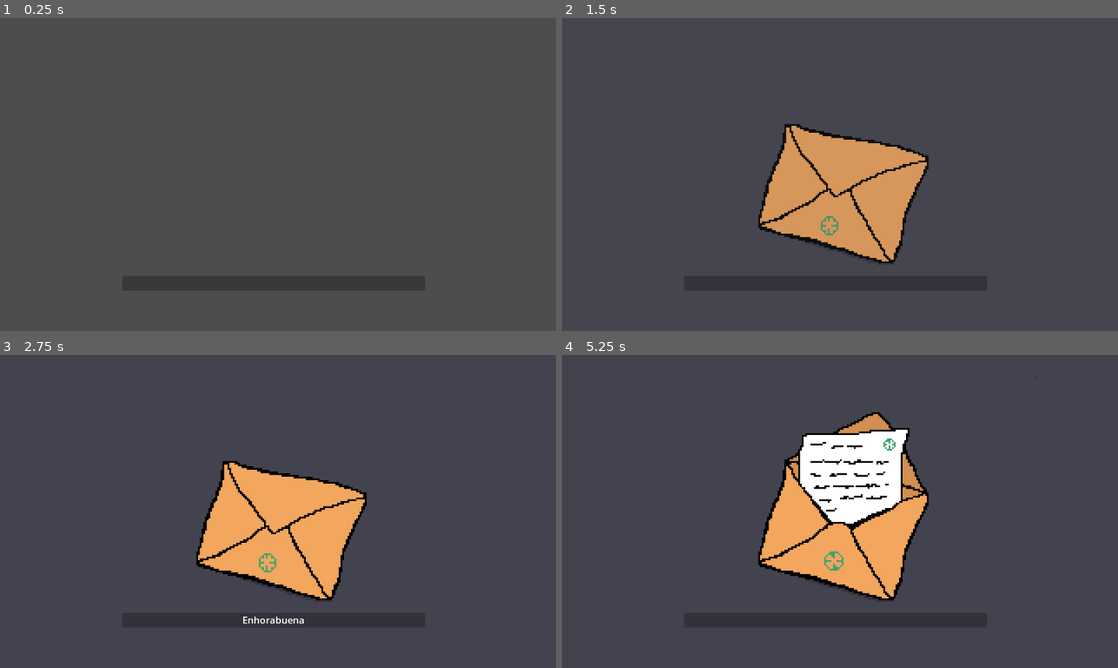
Above: before the commit, frames 1-4 (two rows, left to right).
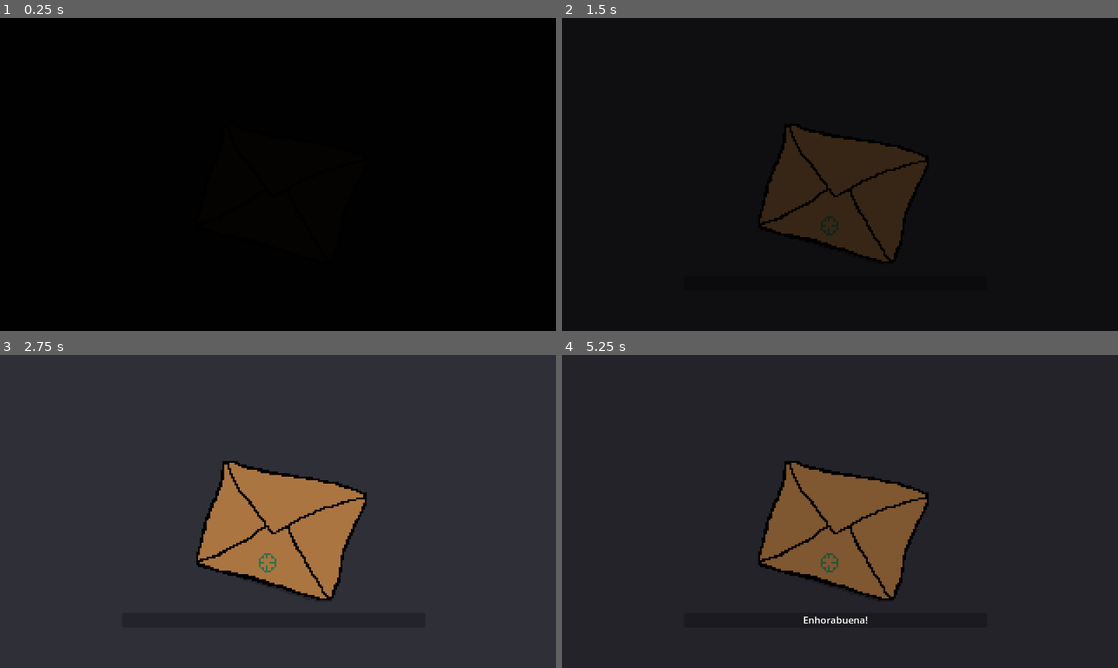
Above: after the commit, the same moments.

Repository: Zadcry/GameJam2025
Game: Godot game, scene res://cutscenes/cs_despuesTutorial.tscn
Same seed, same stepped clock (60 frames per second), same inputs: the game is played once before the commit and once after it. This scene is started directly instead of the project's main scene.
Inputs (mouse positions are in pixels of both pictures, inside the frame that each line leads up to):
- Up to frame 1 (0.25 s): no input
- Up to frame 2 (1.5 s): tap Enter (ui_accept) at 0.5, 0.77 s; move the mouse to (962, 158) at 0.52 s; right-click (962, 158) at 0.6 s; click (962, 158) at 0.67 s; move the mouse to (728, 190) at 1.27 s; right-click (728, 190) at 1.35 s; click (728, 190) at 1.42 s
- Up to frame 3 (2.75 s): tap Enter (ui_accept) at 1.52 s; move the mouse to (333, 442) at 2.02 s; right-click (333, 442) at 2.1 s; click (333, 442) at 2.17 s
- Up to frame 4 (5.25 s): move the mouse to (812, 574) at 2.77 s; right-click (812, 574) at 2.85 s; click (812, 574) at 2.92 s; tap Enter (ui_accept) at 3.02, 4.52 s; click (834, 649) at 3.5 s, where only the run before the commit has a clickable "Siguiente"; move the mouse to (1006, 558) at 4.27 s; right-click (1006, 558) at 4.35 s; click (1006, 558) at 4.42 s; click (834, 649) at 5 s, where only the run after the commit has a clickable "Siguiente"

The runs differ from the first frame. In frame 1, 100% of the frame differs, in the area x 0-100%, y 0-100%; in frame 2, 99%; in frame 3, 8.4%; in frame 4, 99%.

Commit message:
Fade entre tutorial y cutscene

Diff:
--- a/cutscenes/cs_despuesTutorial.tscn
+++ b/cutscenes/cs_despuesTutorial.tscn
@@ -1,7 +1,8 @@
-[gd_scene load_steps=8 format=3 uid="uid://ct0cnqb068w4g"]
+[gd_scene load_steps=11 format=3 uid="uid://ct0cnqb068w4g"]
 
 [ext_resource type="Script" uid="uid://dg0h3f5g3603b" path="res://scripts/cs_despuestutorial.gd" id="1_ls82i"]
-[ext_resource type="SystemFont" path="res://images/fontPixelart.tres" id="2_yo8xt"]
+[ext_resource type="SystemFont" uid="uid://du76pnx2dp5wk" path="res://images/fontPixelart.tres" id="2_yo8xt"]
+[ext_resource type="AudioStream" uid="uid://cd48vq7afrnf0" path="res://audio/sfx/Disparo.wav" id="3_y5you"]
 
 [sub_resource type="LabelSettings" id="LabelSettings_yo8xt"]
 font = ExtResource("2_yo8xt")
@@ -16,6 +17,18 @@
 tracks/0/interp = 1
 tracks/0/loop_wrap = true
 tracks/0/keys = {
+"times": PackedFloat32Array(0),
+"transitions": PackedFloat32Array(1),
+"update": 0,
+"values": [Color(0, 0, 0, 1)]
+}
+tracks/1/type = "value"
+tracks/1/imported = false
+tracks/1/enabled = true
+tracks/1/path = NodePath(".:modulate")
+tracks/1/interp = 1
+tracks/1/loop_wrap = true
+tracks/1/keys = {
 "times": PackedFloat32Array(0),
 "transitions": PackedFloat32Array(1),
 "update": 0,
@@ -34,7 +47,7 @@
 "times": PackedFloat32Array(-0.0333333, 0.566667),
 "transitions": PackedFloat32Array(1, 1),
 "update": 0,
-"values": [Color(1, 1, 1, 0), Color(1, 1, 1, 1)]
+"values": [Color(0, 0, 0, 1), Color(1, 1, 1, 1)]
 }
 
 [sub_resource type="Animation" id="Animation_ls82i"]
@@ -49,14 +62,47 @@
 "times": PackedFloat32Array(-0.133333, 0.5),
 "transitions": PackedFloat32Array(1, 1),
 "update": 0,
-"values": [Color(1, 1, 1, 1), Color(1, 1, 1, 0)]
+"values": [Color(1, 1, 1, 1), Color(0, 0, 0, 1)]
+}
+
+[sub_resource type="Animation" id="Animation_t5t27"]
+resource_name = "start_fade_in"
+length = 3.5
+tracks/0/type = "value"
+tracks/0/imported = false
+tracks/0/enabled = true
+tracks/0/path = NodePath("TextureRect:modulate")
+tracks/0/interp = 1
+tracks/0/loop_wrap = true
+tracks/0/keys = {
+"times": PackedFloat32Array(-0.233333, 1, 3.5),
+"transitions": PackedFloat32Array(1, 1, 1),
+"update": 0,
+"values": [Color(0, 0, 0, 1), Color(0.044586, 0.044586, 0.044586, 1), Color(1, 1, 1, 1)]
+}
+
+[sub_resource type="Animation" id="Animation_cokuf"]
+resource_name = "start_fade_out"
+tracks/0/type = "value"
+tracks/0/imported = false
+tracks/0/enabled = true
+tracks/0/path = NodePath(".:modulate")
+tracks/0/interp = 1
+tracks/0/loop_wrap = true
+tracks/0/keys = {
+"times": PackedFloat32Array(-0.1, 1),
+"transitions": PackedFloat32Array(1, 1),
+"update": 0,
+"values": [Color(1, 1, 1, 0), Color(0, 0, 0, 1)]
 }
 
 [sub_resource type="AnimationLibrary" id="AnimationLibrary_t5t27"]
 _data = {
 &"RESET": SubResource("Animation_yo8xt"),
 &"fade_in": SubResource("Animation_y5you"),
-&"fade_out": SubResource("Animation_ls82i")
+&"fade_out": SubResource("Animation_ls82i"),
+&"start_fade_in": SubResource("Animation_t5t27"),
+&"start_fade_out": SubResource("Animation_cokuf")
 }
 
 [node name="CsDespuesTutorial" type="Control"]
@@ -65,6 +111,7 @@
 script = ExtResource("1_ls82i")
 
 [node name="TextureRect" type="TextureRect" parent="."]
+modulate = Color(0, 0, 0, 1)
 layout_mode = 0
 offset_right = 40.0
 offset_bottom = 40.0
@@ -93,3 +140,6 @@
 libraries = {
 &"": SubResource("AnimationLibrary_t5t27")
 }
+
+[node name="disparo" type="AudioStreamPlayer2D" parent="."]
+stream = ExtResource("3_y5you")
--- a/scripts/cs_despuestutorial.gd
+++ b/scripts/cs_despuestutorial.gd
@@ -15,8 +15,10 @@
 @onready var slide_text = $Label
 @onready var next_button = $Button
 @onready var animation_player = $AnimationPlayer
+@onready var disparo = $disparo
 
 func _ready():
+	disparo.play()
 	# Connect the button's pressed signal
 	next_button.pressed.connect(_on_next_button_pressed)
 	# Set up label background
@@ -40,17 +42,24 @@
 	next_button.hide()
 	is_animating = true
 
-	# Start fade-out animation
-	animation_player.play("fade_out")
-	await animation_player.animation_finished
+	if current_slide == 0:
+		slide_image.texture = load(slides[current_slide]["image"])
+		slide_text.text = ""
 
-	# Load new slide content
-	slide_image.texture = load(slides[current_slide]["image"])
-	slide_text.text = ""
+		animation_player.play("start_fade_in")
+		await animation_player.animation_finished
+	else:
+		# Start fade-out animation
+		animation_player.play("fade_out")
+		await animation_player.animation_finished
 
-	# Start fade-in animation
-	animation_player.play("fade_in")
-	await animation_player.animation_finished
+		# Load new slide content
+		slide_image.texture = load(slides[current_slide]["image"])
+		slide_text.text = ""
+
+		# Start fade-in animation
+		animation_player.play("fade_in")
+		await animation_player.animation_finished
 
 	# Start typewriter animation
 	start_typewriter_effect(slides[current_slide]["text"])
Not shown, added: audio/sfx/Disparo.wav.import
Not shown: 1 places in escenas_niveles/nivel1.tscn that only renumber resources
Not shown: 1 places in escenas_niveles/tutorial.tscn that only renumber resources
Not shown: 1 places in escenas_personajes/animales.tscn that only renumber resources
Not shown, added: audio/sfx/Disparo.wav
